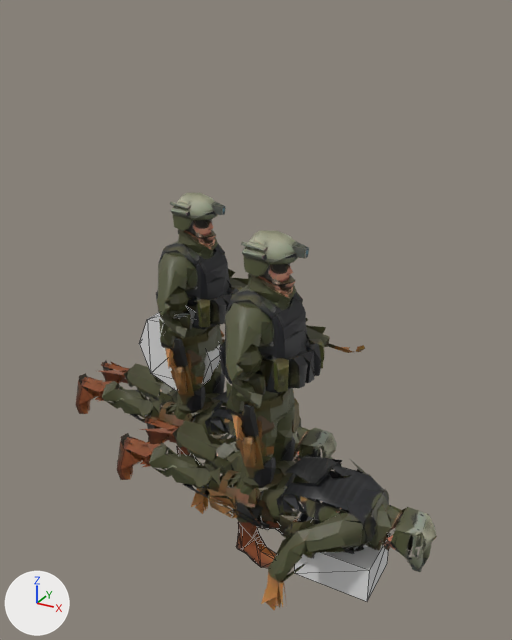
Renders of the glTF model art/meshes/demo_squad.glb from each side of a commit.
Both versions are drawn from a camera (50 mm lens) standing at (1.77, -2.92, 2.7) and looking at (0.12, 0.07, 1.21). Lighting does not change. The marker at lower left points along +X, +Y and +Z. The picture after the commit comes second. Mesh edges are drawn as thin lines on the coarser meshes.

Names of what the first picture shows: 'boot', 'charge', 'face', 'metal', 'uniform'.
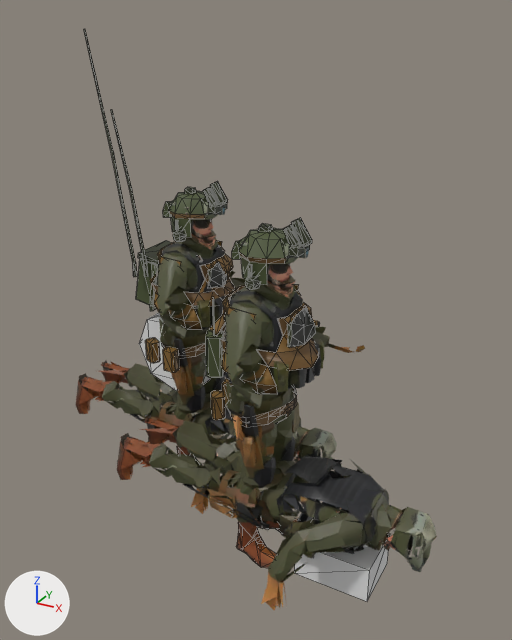
The change, as a diff of the scene's bpy script:
```diff
--- a/art/meshes/demo_squad.glb.py
+++ b/art/meshes/demo_squad.glb.py
@@ me_kit_uniform @@
+me_kit_uniform.from_pydata(...)  # 1269 vertices, 1942 faces; spans x -0.91..0.6, y -0.42..0.57, z 0.77..2.6
+me_kit_uniform.materials.append(mat_bakedmaterial)  # picture img_texture_0
@@ ob_kit_uniform @@
+ob_kit_uniform = bpy.data.objects.new('kit_uniform', me_kit_uniform)
+ob_kit_uniform.location = (0.0, 0.0, 0.0)
```

What differs and where, as boxes [x1, y1, x2, y2] in the pictures (512 x 640 px):
'kit_uniform', added
    after: [84, 29, 320, 427]
